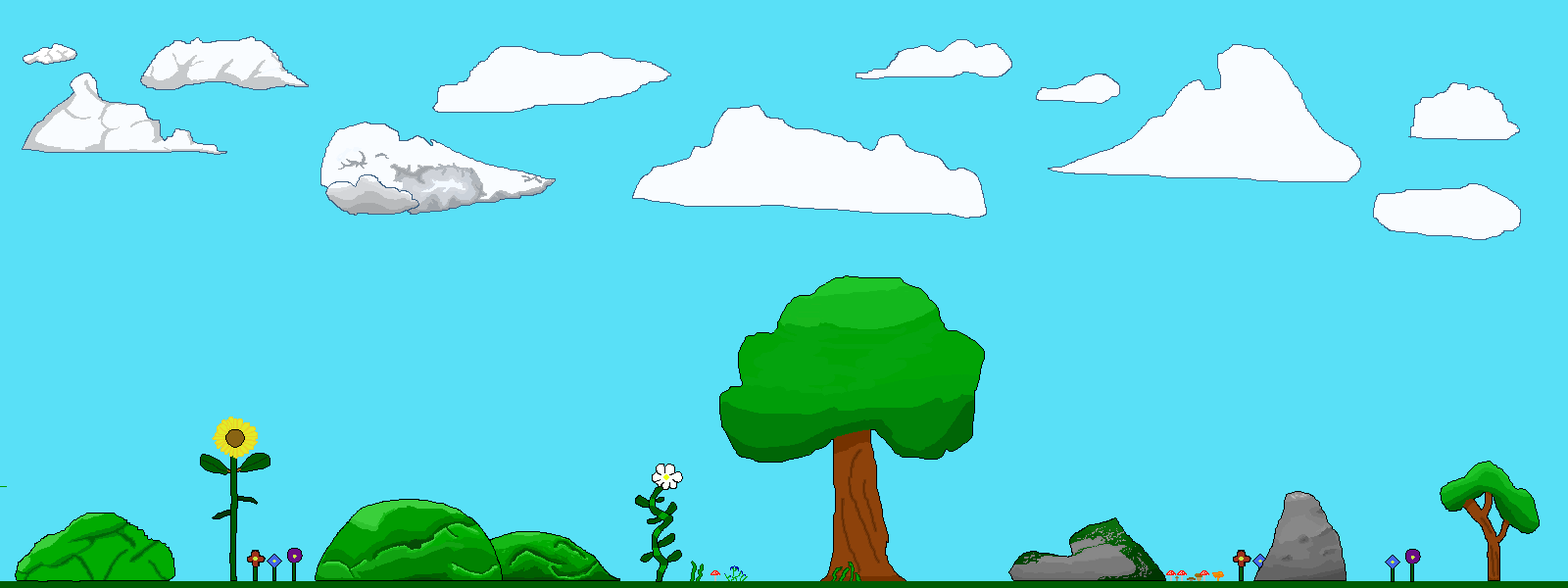
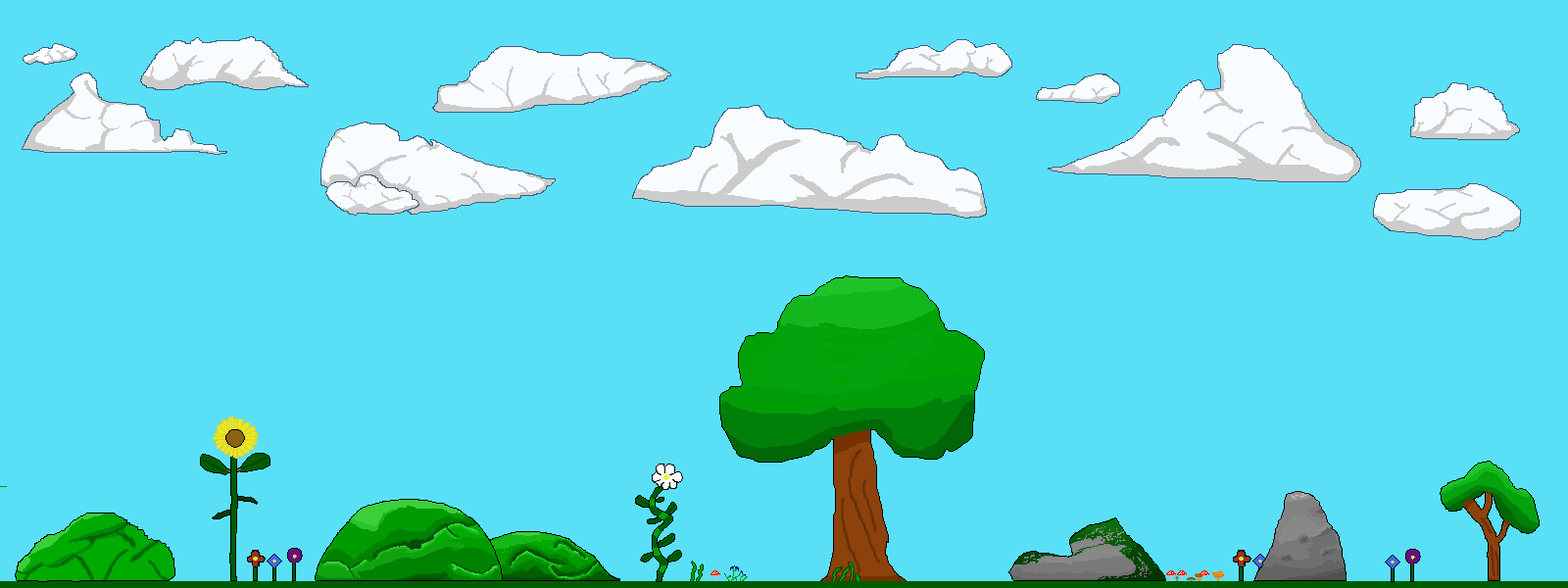
The second 1568x588 image is a revision of the first. Changes to its layers:
"Shading": blend multiply → normal, painted on it over left=22, top=49, right=1520, bottom=240
painted on "Cloud" over left=22, top=49, right=1520, bottom=240
painted on "Background" over left=22, top=49, right=1520, bottom=240
